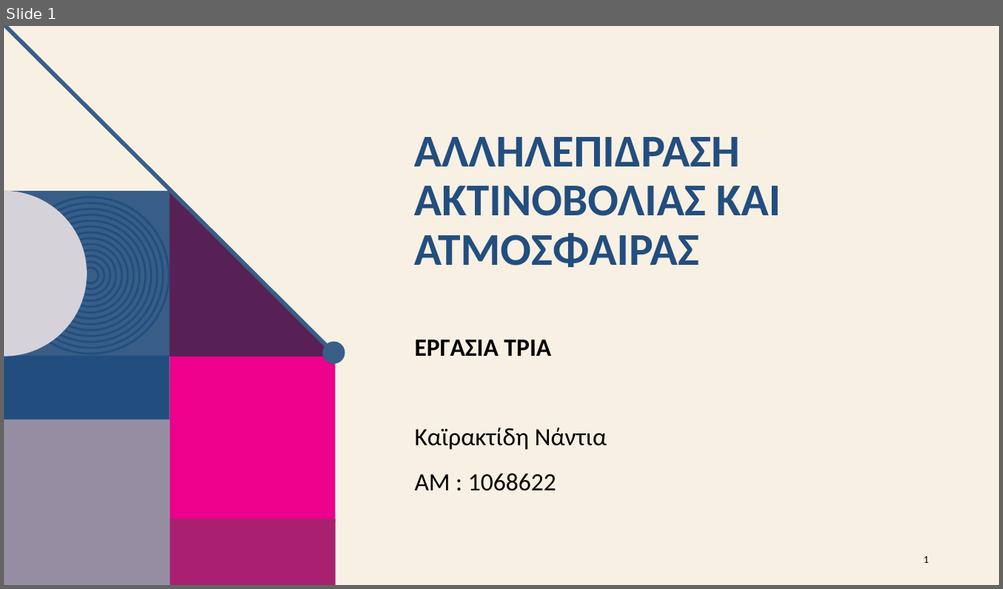
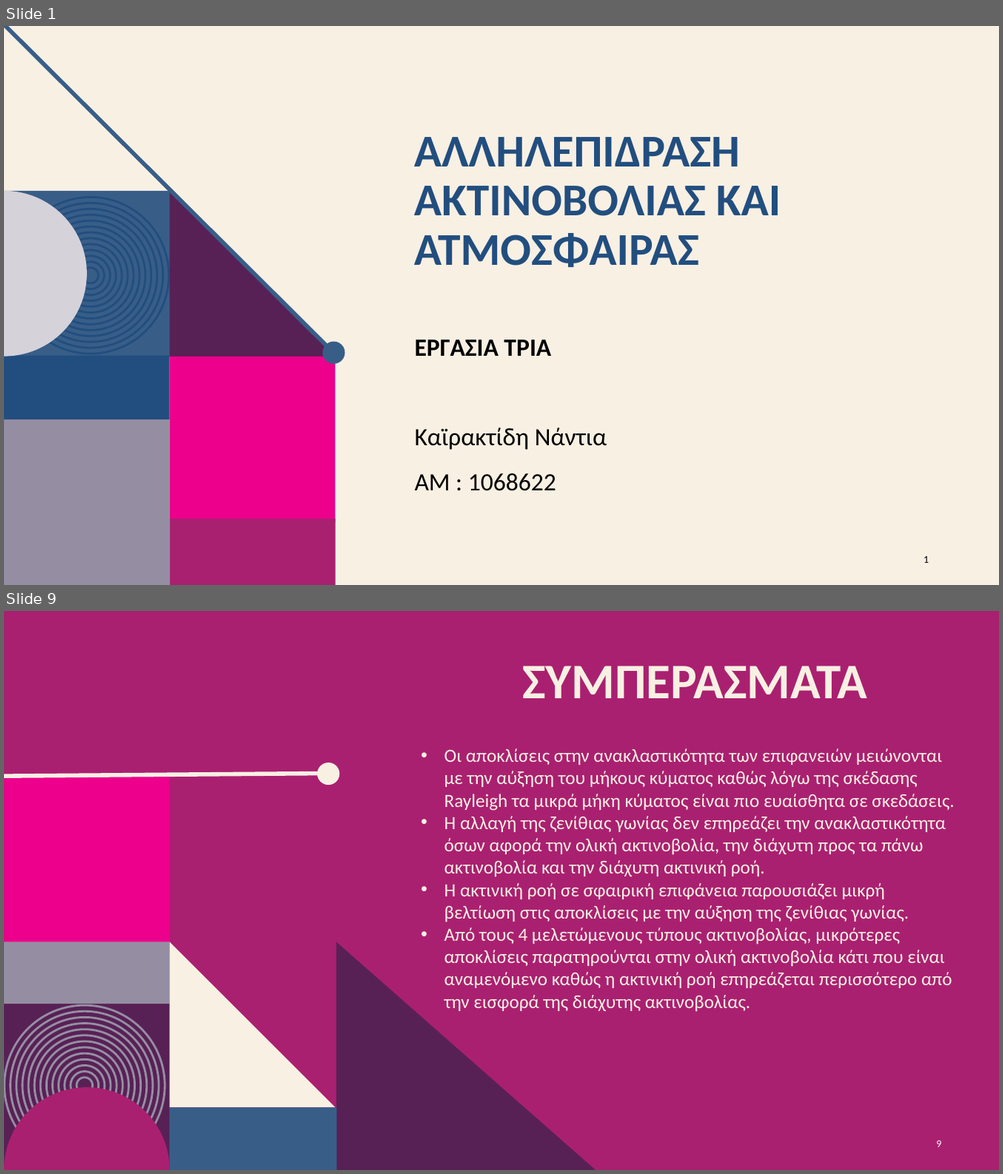
Before and after one commit to nadezsha/MSc---Applied-Meteorology-and-Environmental-Physics, a slide deck: Radiation and Atmosphere Interaction/Report 3/ΕργασίαΤρία.pptx. Shown one above the other, each under a label of ours: slide 1 before the commit, slides 1 and 9 after it; the slides between them are not shown. The pictures are 1003x589 and 1003x1174 pixels, drawn with LibreOffice and Linux fonts; fonts in the diff are those of the drawing; background and template pictures are left out. Boxes give left, top, right and bottom in pixels: in the first picture for what was removed or moved away, otherwise in the second. Text is boxed around its words. In the diff, an @@ line names an element or a change of style, - is before the commit and + after.

```diff
--- a/Radiation and Atmosphere Interaction/Report 3/ΕργασίαΤρία.pptx
+++ b/Radiation and Atmosphere Interaction/Report 3/ΕργασίαΤρία.pptx
@@ slide 9 added at (4, 611, 999, 1170), background #AA2070 @@
@@ title added at (522, 666, 867, 698), 48 pt, text #F8F0E3, bold @@
+ΣΥΜΠΕΡΑΣΜΑΤΑ
@@ text added at (444, 749, 953, 1012), 18 pt, text #F8F0E3 @@
+• Οι αποκλίσεις στην ανακλαστικότητα των επιφανειών μειώνονται με την αύξηση του μήκους κύματος καθώς λόγω της σκέδασης Rayleigh τα μικρά μήκη κύματος είναι πιο ευαίσθητα σε σκεδάσεις.
+• Η αλλαγή της ζενίθιας γωνίας δεν επηρεάζει την ανακλαστικότητα όσων αφορά την ολική ακτινοβολία, την διάχυτη προς τα πάνω ακτινοβολία και την διάχυτη ακτινική ροή.
+• Η ακτινική ροή σε σφαιρική επιφάνεια παρουσιάζει μικρή βελτίωση στις αποκλίσεις με την αύξηση της ζενίθιας γωνίας.
+• Από τους 4 μελετώμενους τύπους ακτινοβολίας, μικρότερες αποκλίσεις παρατηρούνται στην ολική ακτινοβολία κάτι που είναι αναμενόμενο καθώς η ακτινική ροή επηρεάζεται περισσότερο από την εισφορά της διάχυτης ακτινοβολίας.
@@ group added at (4, 763, 596, 1170): 14 ellipses, 4 rectangles, 3 freeform shapes, 1 line @@
@@ page number added at (936, 1141, 941, 1147), 10 pt, text #FFFFFF @@
+9
```
Also in this commit, not shown: 8 other slides added, 4 slides removed.
